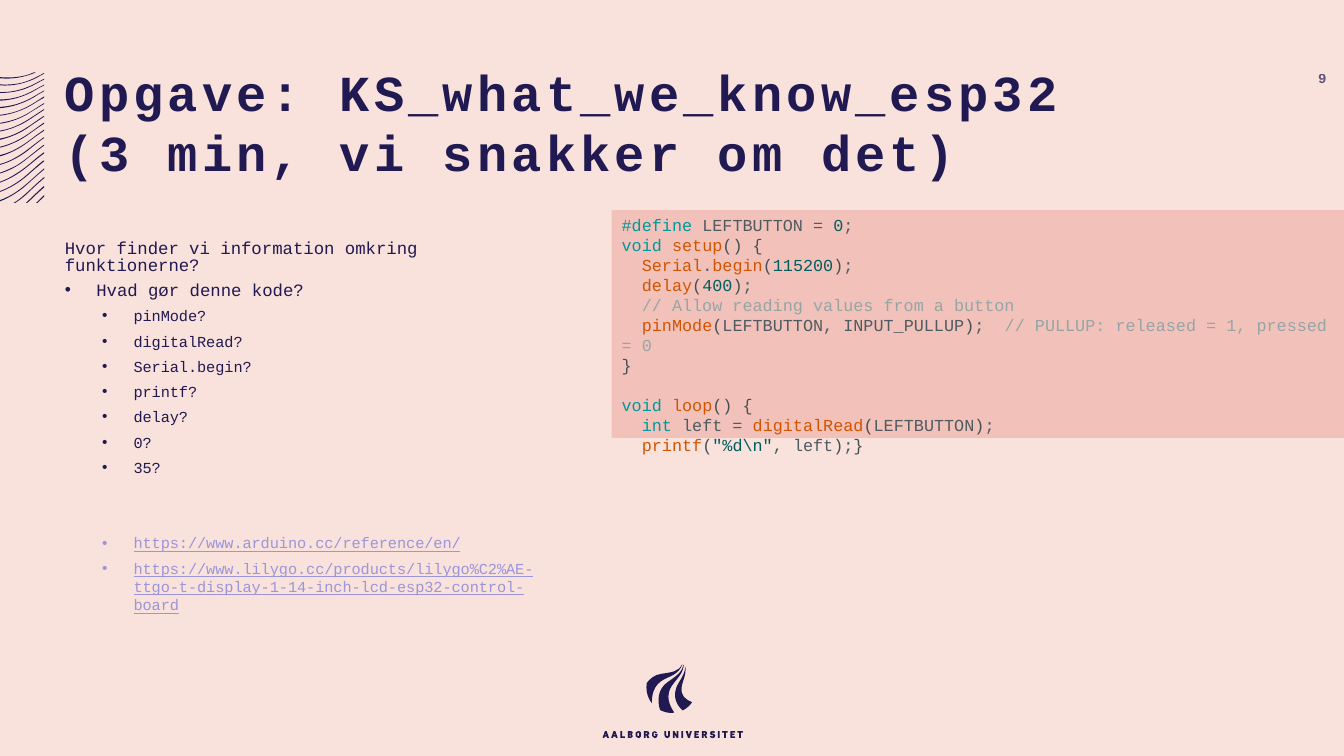
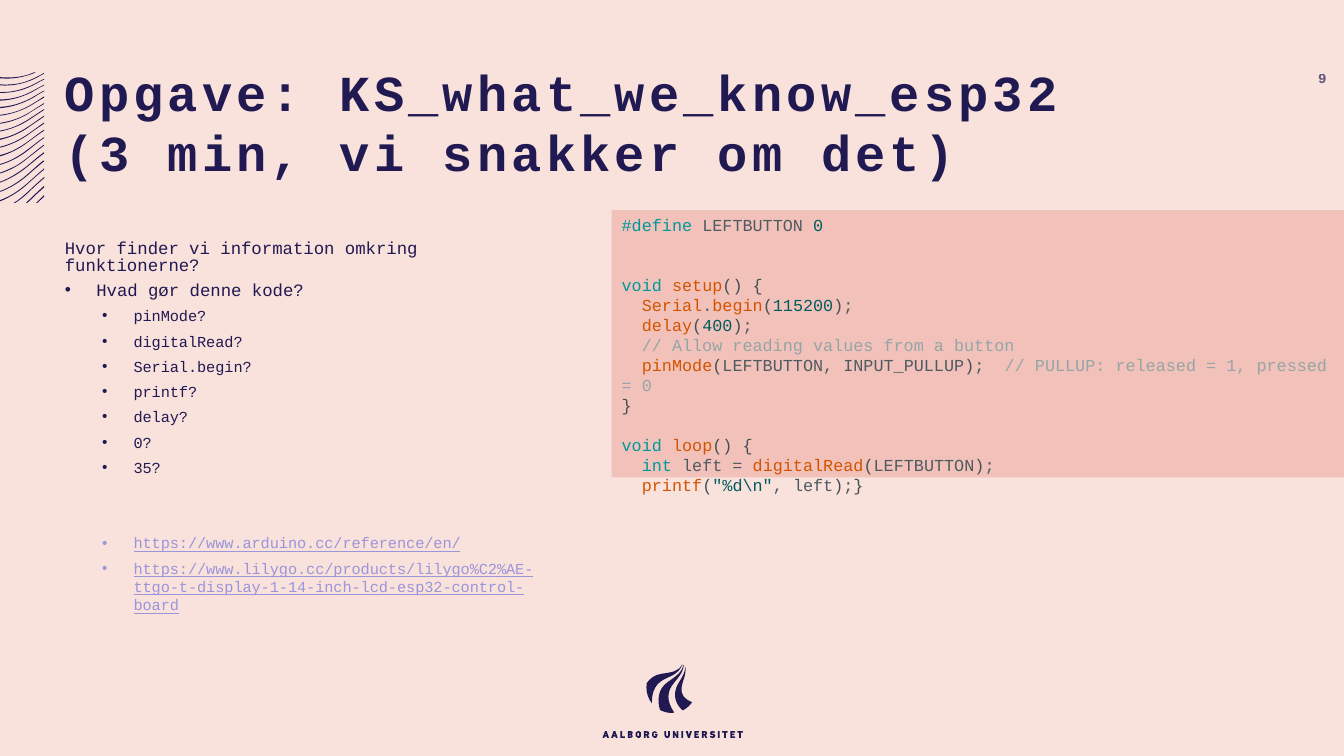
Before and after one commit to AAU-ST1-Programming/selective_kontrolstrukturer, a slide deck: slide 9 of selective_kontrolstrukturer.pptx. Drawn at 1344x756 pixels with LibreOffice and Linux fonts; fonts in the diff are those of the drawing. Boxes give left, top, right and bottom in pixels: in the first picture for what was removed or moved away, otherwise in the second. Text is boxed around its words. In the diff, an @@ line names an element or a change of style, - is before the commit and + after.

```diff
--- a/selective_kontrolstrukturer.pptx
+++ b/selective_kontrolstrukturer.pptx
@@ rectangle "#define LEFTBUTTON 0": place and size @@
-rectangle "#define LEFTBUTTON 0" at (612,210,1344,438)
+rectangle "#define LEFTBUTTON 0" at (612,210,1344,477)
@@ text in rectangle at (622,219,823,232): text changed @@
-#define LEFTBUTTON = 0;
+#define LEFTBUTTON 0
```
Also in this commit, not shown: 2 other slides changed, 1 other file.
